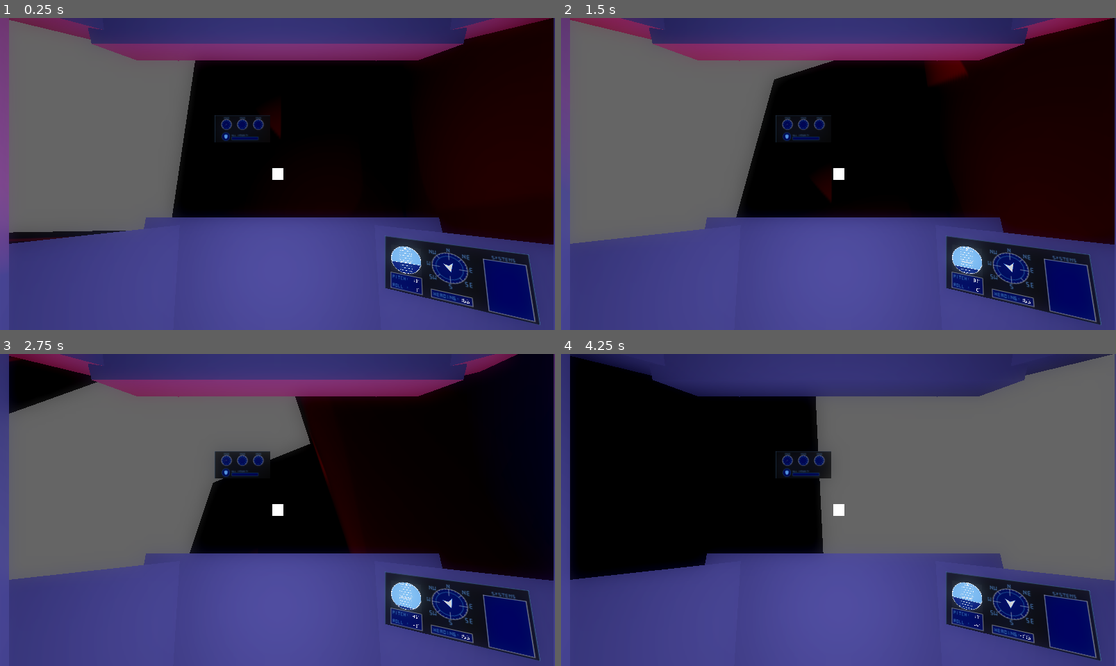
Above: before the commit, frames 1-4 (two rows, left to right).
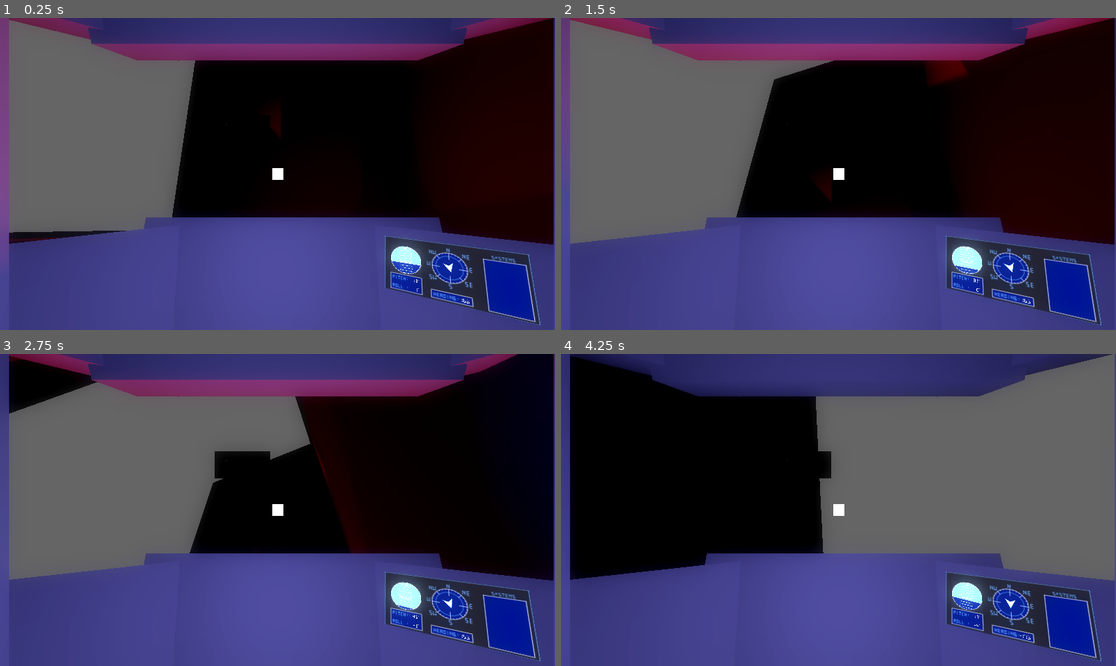
Above: after the commit, the same moments.

Repository: LitheFulminare/Abyssal-Cleaner
Game: Godot game, scene res://Prototyping/Test scene.tscn
Same seed, same stepped clock (60 frames per second), same inputs: the game is played once before the commit and once after it. The engine's default icon, where the game draws it, is replaced by a stand-in: a white triangle on a blue panel in a dark square.
Inputs (mouse positions are in pixels of both pictures, inside the frame that each line leads up to):
- Up to frame 1 (0.25 s): no input
- Up to frame 2 (1.5 s): move the mouse to (960, 158) at 0.52 s; hold D (Right) 0.53-1.28 s; move the mouse to (727, 189) at 1.27 s; hold S (Backwards) from 1.28 s (still down)
- Up to frame 3 (2.75 s): move the mouse to (333, 441) at 2.02 s; release S (Backwards) at 2.03 s; hold D (Right) from 2.03 s (still down)
- Up to frame 4 (4.25 s): move the mouse to (810, 572) at 2.77 s; release D (Right) at 2.78 s; hold W (Forward) 2.78-3.53 s; move the mouse to (1005, 556) at 3.52 s; hold A (Left) from 3.53 s (still down)

The runs differ from the first frame. In frame 1, 5.3% of the frame differs, in the area x 38-98%, y 31-99%; in frame 2, 5.3%; in frame 3, 5.4%; in frame 4, 5.3%.

Commit message:
fixed old screen material reference

Diff:
--- a/abyssal-cleaner-3d/Player/Screens/Left Screen/left_screen.tscn
+++ b/abyssal-cleaner-3d/Player/Screens/Left Screen/left_screen.tscn
@@ -1,6 +1,6 @@
 [gd_scene format=3 uid="uid://ba7gkhwyineqm"]
 
-[ext_resource type="Material" uid="uid://cyllvn817sfjv" path="res://Player/Screens/Screen_Material.tres" id="1_haeuj"]
+[ext_resource type="Material" uid="uid://nx6q0sgto68v" path="res://Player/Screens/Screen_Base_Material.tres" id="1_haeuj"]
 [ext_resource type="Texture2D" uid="uid://bnj3rj2u5f2ug" path="res://Player/Screens/Left Screen/Left Screen.png" id="2_e3w78"]
 [ext_resource type="Script" uid="uid://bhv0nobtxpj7s" path="res://Player/Screens/Left Screen/left_screen.gd" id="3_1rth6"]
 [ext_resource type="Texture2D" uid="uid://6kq0jeav3rpn" path="res://Player/Screens/Left Screen/Needle.png" id="3_mf0ca"]
--- a/abyssal-cleaner-3d/Player/Screens/Orientation/orientation_screen.tscn
+++ b/abyssal-cleaner-3d/Player/Screens/Orientation/orientation_screen.tscn
@@ -1,27 +1,47 @@
 [gd_scene format=3 uid="uid://r375g63wj4kf"]
 
-[ext_resource type="Material" uid="uid://cyllvn817sfjv" path="res://Player/Screens/Screen_Material.tres" id="1_jc4yw"]
 [ext_resource type="Texture2D" uid="uid://ddx2tb7lfhiiq" path="res://Player/Screens/Orientation/Right Screen.png" id="2_1rg3u"]
 [ext_resource type="Texture2D" uid="uid://bw0e22ruj5m68" path="res://Player/Screens/Orientation/Player Arrow.png" id="2_3khgn"]
 [ext_resource type="Script" uid="uid://dmmi81850gxsg" path="res://Player/Screens/Orientation/orientation_screen.gd" id="2_rc168"]
 [ext_resource type="PackedScene" uid="uid://7i18r1teg3yv" path="res://Player/Screens/Orientation/Artificial Horizon/Artificial Horizon.tscn" id="5_1rg3u"]
 [ext_resource type="FontFile" uid="uid://npl5gipc8g37" path="res://Assets/Fonts/ds_digital/DS-DIGI.TTF" id="5_64byu"]
 
-[sub_resource type="ViewportTexture" id="ViewportTexture_64byu"]
+[sub_resource type="StandardMaterial3D" id="StandardMaterial3D_8d6tc"]
+transparency = 1
+albedo_color = Color(1.5720325, 1.5720325, 1.5720325, 1)
+albedo_texture = ExtResource("2_1rg3u")
+emission_enabled = true
+emission = Color(1.5720325, 1.5720325, 1.5720325, 1)
+emission_operator = 1
+emission_texture = ExtResource("2_1rg3u")
+
+[sub_resource type="StandardMaterial3D" id="StandardMaterial3D_7von3"]
+transparency = 1
+albedo_color = Color(1.5720325, 1.5720325, 1.5720325, 1)
+albedo_texture = ExtResource("2_3khgn")
+emission_enabled = true
+emission = Color(1.5720325, 1.5720325, 1.5720325, 1)
+emission_operator = 1
+emission_texture = ExtResource("2_3khgn")
+
+[sub_resource type="ViewportTexture" id="ViewportTexture_8d6tc"]
 viewport_path = NodePath("SubViewport")
 
-[sub_resource type="StandardMaterial3D" id="StandardMaterial3D_qn1c0"]
+[sub_resource type="StandardMaterial3D" id="StandardMaterial3D_qkpm2"]
 resource_local_to_scene = true
 render_priority = 1
-shading_mode = 0
-albedo_texture = SubResource("ViewportTexture_64byu")
+transparency = 1
+albedo_color = Color(1.4807141, 1.4807141, 1.4807141, 1)
+albedo_texture = SubResource("ViewportTexture_8d6tc")
+emission_enabled = true
+emission = Color(1.4807141, 1.4807141, 1.4807141, 1)
+emission_operator = 1
+emission_texture = SubResource("ViewportTexture_8d6tc")
 uv1_scale = Vector3(-1, 1, 1)
-disable_receive_shadows = true
-stencil_flags = 2
 
 [node name="Orientation Screen" type="Sprite3D" unique_id=578651837 node_paths=PackedStringArray("playerArrow", "artificial_horizon", "pitch_label", "roll_label", "heading_label")]
 transform = Transform3D(0.5, 0, 0, 0, 0.5, 0, 0, 0, 0.5, 0, 0, 0)
-material_overlay = ExtResource("1_jc4yw")
+material_override = SubResource("StandardMaterial3D_8d6tc")
 cast_shadow = 0
 texture = ExtResource("2_1rg3u")
 script = ExtResource("2_rc168")
@@ -33,14 +53,15 @@
 
 [node name="Player Arrow" type="Sprite3D" parent="." unique_id=828074123]
 transform = Transform3D(2, 0, 0, 0, 2, 0, 0, 0, 2, 0.047888517, 1.2023814, 0.024477601)
+material_override = SubResource("StandardMaterial3D_7von3")
 render_priority = 1
 texture = ExtResource("2_3khgn")
 
 [node name="AH Screen" type="CSGBox3D" parent="." unique_id=248117885]
 transform = Transform3D(6.985, -6.1064793e-07, 6.10648e-07, 6.10648e-07, 6.985, -6.10648e-07, -6.1064793e-07, 6.1064804e-07, 6.985, -9.356157, 1.2955058, 0.39708978)
-material_override = SubResource("StandardMaterial3D_qn1c0")
 cast_shadow = 0
 size = Vector3(1, 1, 0)
+material = SubResource("StandardMaterial3D_qkpm2")
 
 [node name="Numbers" type="Node3D" parent="." unique_id=1920637933]
 transform = Transform3D(1, 0, 0, 0, 1, 0, 0, 0, 1, 0, 0, 0.1)
@@ -48,6 +69,7 @@
 [node name="Pitch" type="Label3D" parent="Numbers" unique_id=318467739]
 transform = Transform3D(4, 0, 0, 0, 4, 0, 0, 0, 4, -6.785539, -3.4837754, 0)
 render_priority = 1
+modulate = Color(1.5720325, 1.5720325, 1.5720325, 1)
 text = "180"
 font = ExtResource("5_64byu")
 font_size = 60
@@ -56,6 +78,7 @@
 [node name="Degree" type="Label3D" parent="Numbers" unique_id=1058939207]
 transform = Transform3D(4, 0, 0, 0, 4, 0, 0, 0, 4, -6.559648, -3.123885, 0)
 render_priority = 1
+modulate = Color(1.5720325, 1.5720325, 1.5720325, 1)
 text = "0"
 font = ExtResource("5_64byu")
 font_size = 18
@@ -63,6 +86,7 @@
 [node name="Roll" type="Label3D" parent="Numbers" unique_id=882643919]
 transform = Transform3D(4, 0, 0, 0, 4, 0, 0, 0, 4, -6.785539, -5.6448607, 0)
 render_priority = 1
+modulate = Color(1.5720325, 1.5720325, 1.5720325, 1)
 text = "180"
 font = ExtResource("5_64byu")
 font_size = 60
@@ -71,6 +95,7 @@
 [node name="Degree 2" type="Label3D" parent="Numbers" unique_id=1511758195]
 transform = Transform3D(4, 0, 0, 0, 4, 0, 0, 0, 4, -6.559648, -5.2849703, 0)
 render_priority = 1
+modulate = Color(1.5720325, 1.5720325, 1.5720325, 1)
 text = "0"
 font = ExtResource("5_64byu")
 font_size = 18
@@ -78,6 +103,7 @@
 [node name="Heading" type="Label3D" parent="Numbers" unique_id=414266022]
 transform = Transform3D(4, 0, 0, 0, 4, 0, 0, 0, 4, 3.329918, -5.6448607, 0)
 render_priority = 1
+modulate = Color(1.5720325, 1.5720325, 1.5720325, 1)
 text = "180"
 font = ExtResource("5_64byu")
 font_size = 60
@@ -86,12 +112,12 @@
 [node name="Degree 3" type="Label3D" parent="Numbers" unique_id=1549622067]
 transform = Transform3D(4, 0, 0, 0, 4, 0, 0, 0, 4, 3.555809, -5.2849703, 0)
 render_priority = 1
+modulate = Color(1.5720325, 1.5720325, 1.5720325, 1)
 text = "0"
 font = ExtResource("5_64byu")
 font_size = 18
 
 [node name="SubViewport" type="SubViewport" parent="." unique_id=1957549300]
-disable_3d = true
 transparent_bg = true
 handle_input_locally = false
 size = Vector2i(700, 700)
--- /dev/null
+++ b/abyssal-cleaner-3d/Player/Screens/Screen_Base_Material.tres
@@ -0,0 +1,8 @@
+[gd_resource type="StandardMaterial3D" format=3 uid="uid://nx6q0sgto68v"]
+
+[resource]
+transparency = 1
+albedo_color = Color(1.5720325, 1.5720325, 1.5720325, 1)
+emission_enabled = true
+emission = Color(1.5720325, 1.5720325, 1.5720325, 1)
+emission_operator = 1
--- a/abyssal-cleaner-3d/Player/Screens/Screen_Material.tres
+++ /dev/null
@@ -1,12 +0,0 @@
-[gd_resource type="StandardMaterial3D" format=3 uid="uid://cyllvn817sfjv"]
-
-[resource]
-roughness = 0.0
-emission_enabled = true
-emission = Color(0.40784314, 0.69411767, 0.9372549, 1)
-emission_energy_multiplier = 2.0
-emission_on_uv2 = true
-clearcoat_enabled = true
-anisotropy = 1.0
-disable_receive_shadows = true
-stencil_flags = 2
--- a/abyssal-cleaner-3d/Player/submarine.tscn
+++ b/abyssal-cleaner-3d/Player/submarine.tscn
@@ -4,6 +4,7 @@
 [ext_resource type="PackedScene" uid="uid://csh3st7qcjppx" path="res://Player/Submarine_HUD.tscn" id="2_k4f85"]
 [ext_resource type="PackedScene" uid="uid://ba7gkhwyineqm" path="res://Player/Screens/Left Screen/left_screen.tscn" id="3_fjnjb"]
 [ext_resource type="PackedScene" uid="uid://r375g63wj4kf" path="res://Player/Screens/Orientation/orientation_screen.tscn" id="3_qvldv"]
+[ext_resource type="Material" uid="uid://nx6q0sgto68v" path="res://Player/Screens/Screen_Base_Material.tres" id="4_8ynie"]
 [ext_resource type="Texture2D" uid="uid://cu7bnq3gxj1fi" path="res://icon.svg" id="5_lp6rj"]
 
 [sub_resource type="StandardMaterial3D" id="StandardMaterial3D_fjnjb"]
@@ -22,6 +23,8 @@
 
 [node name="Left Screen" parent="." unique_id=1774698677 instance=ExtResource("3_fjnjb")]
 transform = Transform3D(0.03, 0, 0, 0, 0.029999986, 0, 0, 0, 0.029999986, -0.5330544, 0.8326686, -2.914217)
+material_override = ExtResource("4_8ynie")
+material_overlay = null
 
 [node name="CanvasLayer" type="CanvasLayer" parent="." unique_id=406979246]
 
--- a/abyssal-cleaner-3d/project.godot
+++ b/abyssal-cleaner-3d/project.godot
@@ -12,7 +12,7 @@
 
 config/name="Abyssal Cleaner 3D"
 run/main_scene="uid://c4lwpc03xhwxh"
-config/features=PackedStringArray("4.6", "Forward Plus")
+config/features=PackedStringArray("4.7", "Forward Plus")
 config/icon="res://icon.svg"
 
 [debug]
